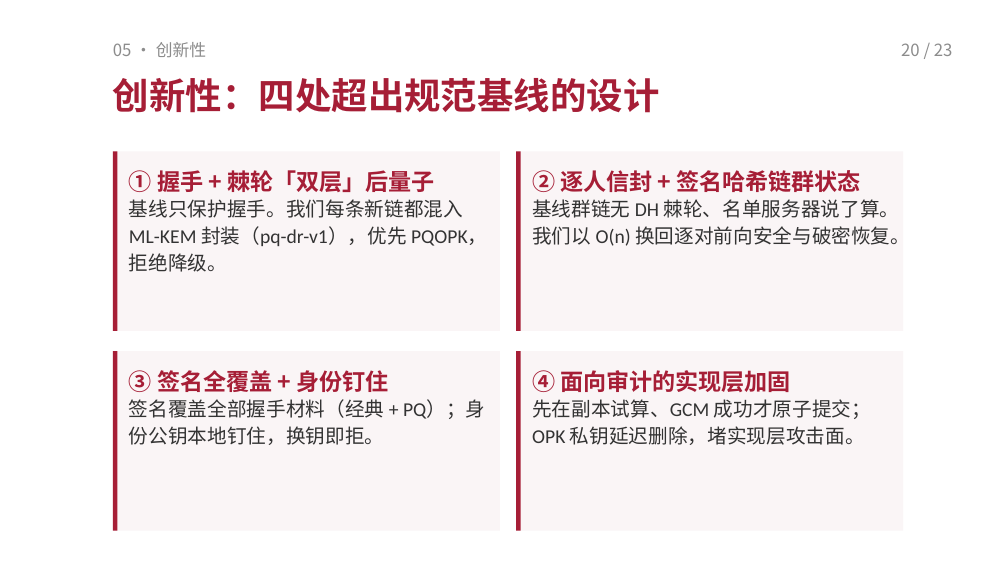
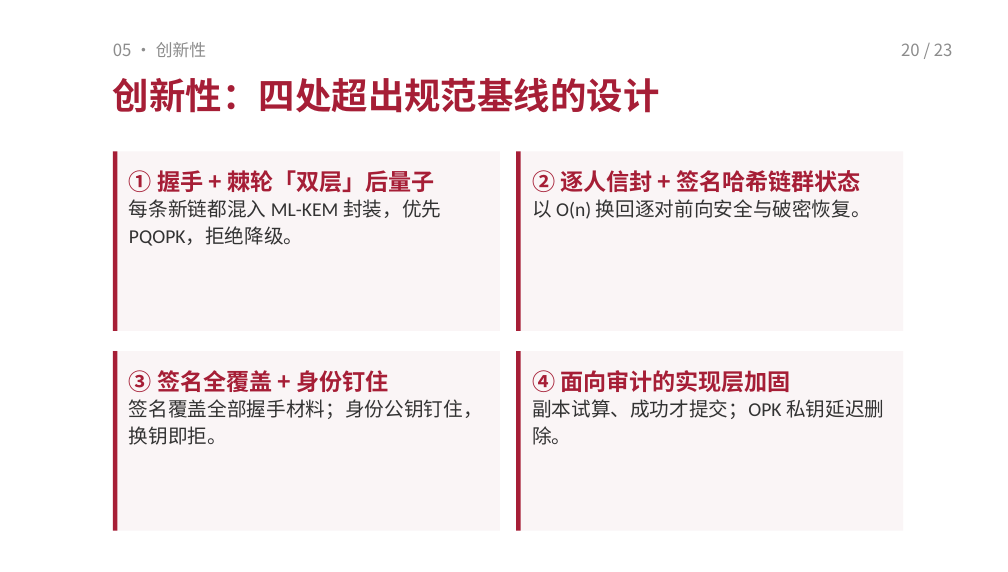
Before and after one commit to TomHaoZi/ECNUchat, a slide deck: slide 20 of 中期汇报/ECNUchat-中期汇报.pptx. Drawn at 1008x572 pixels with LibreOffice and Linux fonts; fonts in the diff are those of the drawing. Boxes give left, top, right and bottom in pixels: in the first picture for what was removed or moved away, otherwise in the second. Text is boxed around its words. In the diff, an @@ line names an element or a change of style, - is before the commit and + after.

```diff
--- a/中期汇报/ECNUchat-中期汇报.pptx
+++ b/中期汇报/ECNUchat-中期汇报.pptx
@@ text at [129, 199, 441, 246]: text changed @@
-基线只保护握手。我们每条新链都混入 ML-KEM 封装（pq-dr-v1），优先 PQOPK，拒绝降级。
+每条新链都混入 ML-KEM 封装，优先 PQOPK，拒绝降级。
@@ text at [532, 199, 871, 219]: text changed @@
-基线群链无 DH 棘轮、名单服务器说了算。我们以 O(n) 换回逐对前向安全与破密恢复。
+以 O(n) 换回逐对前向安全与破密恢复。
@@ text at [129, 399, 483, 445]: text changed @@
-签名覆盖全部握手材料（经典 + PQ）；身份公钥本地钉住，换钥即拒。
+签名覆盖全部握手材料；身份公钥钉住，换钥即拒。
@@ text at [532, 399, 884, 445]: text changed @@
-先在副本试算、GCM 成功才原子提交；OPK 私钥延迟删除，堵实现层攻击面。
+副本试算、成功才提交；OPK 私钥延迟删除。
```
Also in this commit, not shown: 12 other slides changed, 2 other files.
